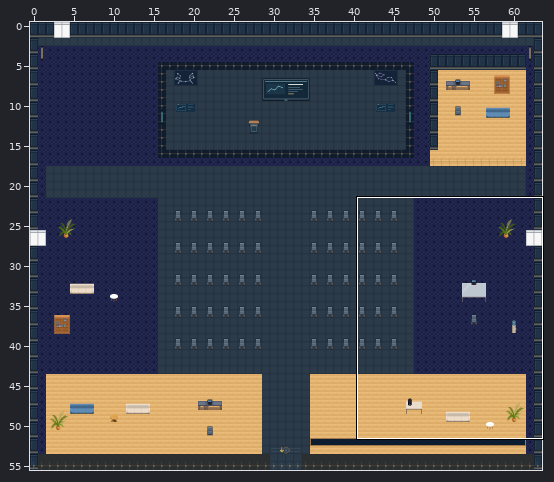
Level history. Tiled map (JSON): maps/preview/lunar-hall.tmj. Above, an overview of the earlier version with the close-up marked.
Close-up. First the earlier version:
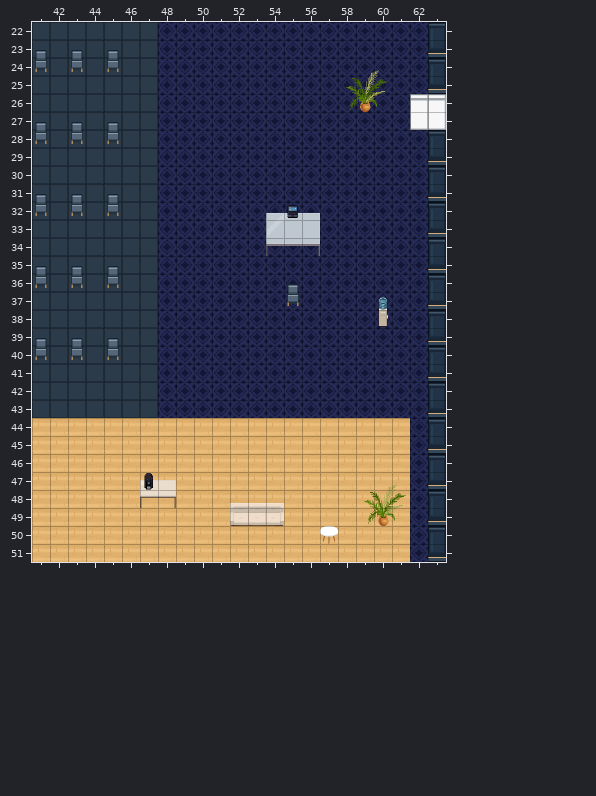
Cells are 32x32 px. Shown: x 41..63, y 22..51. The commit also changed other parts of the map, which this record leaves out.
After the commit:
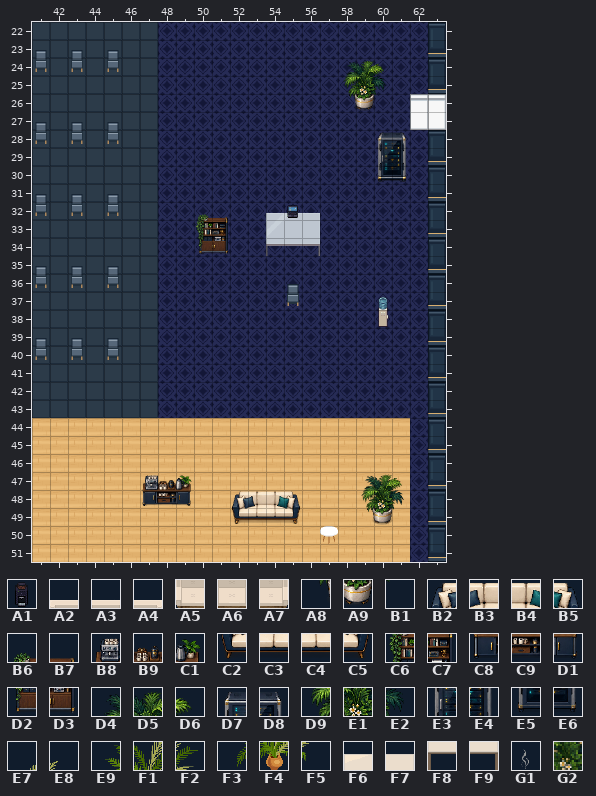
Key: from "art-10": A1 0; from "art-4": A2 0, A3 1, A4 2, A5 13, A6 14, A7 15; from "art-5": A8 6, A9 7, B1 8; from "art-6": B2 6, B3 7, B4 8, B5 9, B6 10, B7 11, B8 12, B9 13, C1 14, C2 22, C3 23, C4 24, C5 25, C6 26, C7 27, C8 28, C9 29, D1 30, D2 42, D3 43, D4 64, D5 65, D6 66, D7 75, D8 76, D9 80, E1 81, E2 82, E3 91, E4 92, E5 107, E6 108; from "art-7": E7 61, E8 62, E9 72, F1 73, F2 74, F3 84, F4 85, F5 86; from "art-8": F6 40, F7 41, F8 50, F9 51; from "interior-ambient-steam": G1 5; from "navigation-mask": G2 1.
__ is an empty cell.
Tiles of an added or newly shown layer are drawn over the layers below it.
See-through tiles are keyed as they look on the map.
Changes in this commit:
{"where": "layer \"scenery-belowAvatar-0\""}
{"y":24,"x":59,"old":"E7 E8","new":"__ __"}
{"y":25,"x":58,"old":"E9 F1 F2","new":"__ __ __"}
{"y":26,"x":58,"old":"F3 F4 F5","new":"A8 A9 B1"}
{"y":28,"x":60,"old":"__ __","new":"D7 D8"}
{"y":29,"x":60,"old":"__ __","new":"E3 E4"}
{"y":30,"x":60,"old":"__ __","new":"E5 E6"}
{"y":32,"x":50,"old":"__ __","new":"B6 B7"}
{"y":33,"x":50,"old":"__ __","new":"C6 C7"}
{"y":34,"x":50,"old":"__ __","new":"D2 D3"}
{"y":47,"x":47,"old":"F6 F7 __","new":"B8 B9 C1"}
{"y":47,"x":59,"old":"__ E7 E8","new":"D4 D5 D6"}
{"y":48,"x":47,"old":"F8 F9 __","new":"C8 C9 D1"}
{"y":48,"x":52,"old":"A2 A3 A4 __","new":"B2 B3 B4 B5"}
{"y":48,"x":59,"old":"E9 F1 F2","new":"D9 E1 E2"}
{"y":49,"x":52,"old":"A5 A6 A7 __","new":"C2 C3 C4 C5"}
{"y":49,"x":59,"old":"F3 F4 F5","new":"A8 A9 B1"}
{"where": "layer \"scenery-belowAvatar-1\""}
{"y":47,"x":47,"old":"A1","new":"__"}
{"where": "layer \"interior-ambient-steam\" (added)"}
{"y":47,"x":47,"old":"__","new":"G1"}
{"where": "layer \"interior-ambient-server\" (added)"}
{"y":28,"x":60,"old":"__ __","new":"D7 D8"}
{"y":29,"x":60,"old":"__ __","new":"E3 E4"}
{"y":30,"x":60,"old":"__ __","new":"E5 E6"}
{"where": "layer \"scenery-aboveAvatar-0\" (added)"}
{"y":24,"x":58,"old":"__ __ __","new":"D4 D5 D6"}
{"y":25,"x":58,"old":"__ __ __","new":"D9 E1 E2"}
{"where": "layer \"physical-collisions\""}
{"y":28,"x":60,"old":"__ __","new":"G2 G2"}
{"y":29,"x":60,"old":"__ __","new":"G2 G2"}
{"y":30,"x":60,"old":"__ __","new":"G2 G2"}
{"y":32,"x":50,"old":"__ __","new":"G2 G2"}
{"y":33,"x":50,"old":"__ __","new":"G2 G2"}
{"y":34,"x":50,"old":"__ __","new":"G2 G2"}
{"y":47,"x":47,"old":"__ __ __","new":"G2 G2 G2"}
{"y":47,"x":59,"old":"__ __ __","new":"G2 G2 G2"}
{"y":48,"x":49,"old":"__","new":"G2"}
{"y":48,"x":52,"old":"__ __ __ __","new":"G2 G2 G2 G2"}
{"y":48,"x":59,"old":"__ __ __","new":"G2 G2 G2"}
{"y":49,"x":55,"old":"__","new":"G2"}
{"y":49,"x":59,"old":"__","new":"G2"}
{"y":49,"x":61,"old":"__","new":"G2"}
{"label":"changed","picture_box":[343,60,388,112]}
{"label":"added","picture_box":[377,132,406,182]}
{"label":"added","picture_box":[196,214,228,254]}
{"label":"changed","picture_box":[140,473,192,508]}
{"label":"changed","picture_box":[361,474,406,526]}
{"label":"changed","picture_box":[230,491,300,526]}
